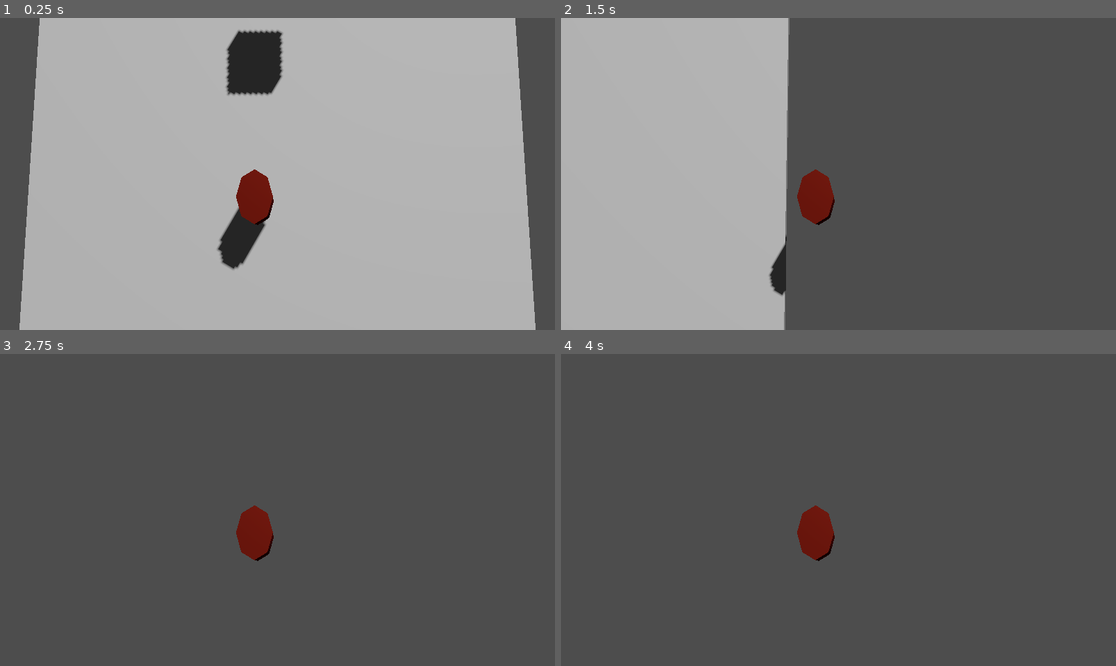
Above: before the commit, frames 1-4 (two rows, left to right).
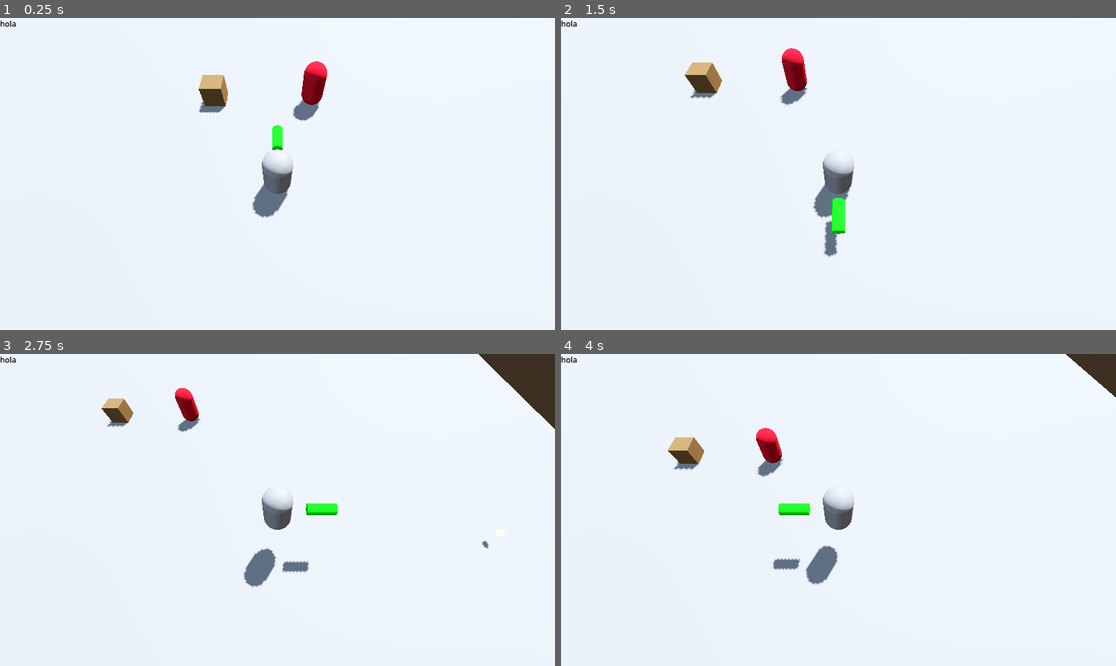
Above: after the commit, the same moments.

Repository: Ra-vanTech/ProjectBoozeArmy
Game: Godot game, scene res://Escena1_BoozeArmy.tscn
Same seed, same stepped clock (60 frames per second), same inputs: the game is played once before the commit and once after it.
Inputs (mouse positions are in pixels of both pictures, inside the frame that each line leads up to):
- Up to frame 1 (0.25 s): no input
- Up to frame 2 (1.5 s): move the mouse to (960, 158) at 0.52 s; hold D (move_right) 0.53-1.28 s; right-click (960, 158) at 0.6 s; tap Space (jump) at 0.77, 0.8, 1.07, 1.35 s; move the mouse to (727, 189) at 1.27 s; hold S (move_back) from 1.28 s (still down)
- Up to frame 3 (2.75 s): tap Space (jump) at 1.52, 1.82, 2.3 s; right-click (166, 525) at 1.55 s; move the mouse to (333, 441) at 2.02 s; release S (move_back) at 2.03 s; hold D (move_right) from 2.03 s (still down); right-click (333, 441) at 2.1 s
- Up to frame 4 (4 s): move the mouse to (810, 572) at 2.77 s; release D (move_right) at 2.78 s; hold W (move_forward) 2.78-3.53 s; right-click (810, 572) at 2.85 s; tap Space (jump) at 3.02, 3.32, 3.6, 3.77 s; move the mouse to (1005, 556) at 3.52 s; hold A (move_left) from 3.53 s (still down)

The runs differ from the first frame. In frame 1, 100% of the frame differs, in the area x 0-100%, y 0-100%; in frame 2, 100%; in frame 3, 100%; in frame 4, 100%.

Commit message:
avances realizados

Diff:
--- a/Escena1_BoozeArmy.tscn
+++ b/Escena1_BoozeArmy.tscn
@@ -1,6 +1,9 @@
-[gd_scene load_steps=13 format=3 uid="uid://dbrcyi1sal6eg"]
+[gd_scene format=3 uid="uid://dbrcyi1sal6eg"]
 
-[ext_resource type="Script" uid="uid://517ldc757rjx" path="res://player_move.gd" id="1_4w6e7"]
+[ext_resource type="PackedScene" uid="uid://duugomh718por" path="res://entities/player/scenes/player_test.tscn" id="1_m2amp"]
+[ext_resource type="PackedScene" uid="uid://db52cnumujfxf" path="res://ui/scenes/control.tscn" id="2_gecc1"]
+[ext_resource type="PackedScene" uid="uid://bojf7nmbcsf7o" path="res://entities/props/scenes/crate.tscn" id="3_7d05b"]
+[ext_resource type="PackedScene" uid="uid://b3d7yu5e0v6co" path="res://entities/enemies/scenes/static_enemy.tscn" id="4_f7pk7"]
 
 [sub_resource type="ProceduralSkyMaterial" id="ProceduralSkyMaterial_ged5l"]
 
@@ -13,72 +16,31 @@
 tonemap_mode = 2
 glow_enabled = true
 
-[sub_resource type="Environment" id="Environment_ged5l"]
+[node name="Node3D" type="Node3D" unique_id=1896586967]
 
-[sub_resource type="CameraAttributesPhysical" id="CameraAttributesPhysical_4w6e7"]
-
-[sub_resource type="Compositor" id="Compositor_d64gg"]
-
-[sub_resource type="CapsuleShape3D" id="CapsuleShape3D_4w6e7"]
-
-[sub_resource type="StandardMaterial3D" id="StandardMaterial3D_ged5l"]
-vertex_color_is_srgb = true
-albedo_color = Color(0.91683596, 0.28700826, 0.20062423, 1)
-metallic = 0.9
-roughness = 0.15
-clearcoat_enabled = true
-clearcoat = 0.6
-clearcoat_roughness = 0.05
-
-[sub_resource type="BoxShape3D" id="BoxShape3D_4w6e7"]
-
-[sub_resource type="BoxMesh" id="BoxMesh_d64gg"]
-
-[sub_resource type="StandardMaterial3D" id="StandardMaterial3D_4w6e7"]
-albedo_color = Color(0.12156863, 0.8117647, 0.7058824, 1)
-
-[node name="Node3D" type="Node3D"]
-
-[node name="WorldEnvironment" type="WorldEnvironment" parent="."]
+[node name="WorldEnvironment" type="WorldEnvironment" parent="." unique_id=438880227]
 environment = SubResource("Environment_d64gg")
 
-[node name="DirectionalLight3D" type="DirectionalLight3D" parent="."]
+[node name="DirectionalLight3D" type="DirectionalLight3D" parent="." unique_id=472637701]
 transform = Transform3D(-0.8660254, -0.43301278, 0.25, 0, 0.49999997, 0.86602545, -0.50000006, 0.75, -0.43301266, 0, 0, 0)
 shadow_enabled = true
 
-[node name="CSGBox3D" type="CSGBox3D" parent="."]
-transform = Transform3D(6.807304, 0, 0, 0, 0.14996138, 0, 0, 0, 9.765124, 0, 0, 0)
+[node name="Floor" type="CSGBox3D" parent="." unique_id=1217115380]
+transform = Transform3D(1, 0, 0, 0, 1, 0, 0, 0, 1, 0, -0.5, 0)
 use_collision = true
+size = Vector3(50, 1, 50)
 
-[node name="Player" type="CharacterBody3D" parent="."]
-script = ExtResource("1_4w6e7")
+[node name="Player_test" parent="." unique_id=54499108 instance=ExtResource("1_m2amp")]
 
-[node name="Camera3D" type="Camera3D" parent="Player"]
-transform = Transform3D(1, 0, 0, 0, 0.1190986, 0.99288243, 0, -0.99288243, 0.1190986, 2.9802322e-08, 6.600156, 1.5417854)
-environment = SubResource("Environment_ged5l")
-attributes = SubResource("CameraAttributesPhysical_4w6e7")
-compositor = SubResource("Compositor_d64gg")
+[node name="Camera3D" type="Camera3D" parent="Player_test" unique_id=2102212397]
+transform = Transform3D(1, 0, 0, 0, 0.49999997, 0.86602545, 0, -0.86602545, 0.49999997, 0, 7, 3.5)
 current = true
+size = 7.015
 
-[node name="CollisionShape3D" type="CollisionShape3D" parent="Player"]
-transform = Transform3D(0.5806313, 0, 0, 0, 0.5802754, 0, 0, 0, 0.6819796, -0.23834041, 1.2080845, 1.1900041)
-shape = SubResource("CapsuleShape3D_4w6e7")
+[node name="Control" parent="Player_test/Camera3D" unique_id=1149432936 instance=ExtResource("2_gecc1")]
 
-[node name="CSGCylinder3D" type="CSGCylinder3D" parent="Player"]
-transform = Transform3D(0.40051472, 0, 0, 0, 0.4657569, 0, 0, 0, 0.5963999, -0.24978602, 1.2130256, 1.1974058)
-material = SubResource("StandardMaterial3D_ged5l")
+[node name="Crate" parent="." unique_id=2094985712 instance=ExtResource("3_7d05b")]
+transform = Transform3D(1, 0, 0, 0, 1, 0, 0, 0, 1, -3.049745, 0.5, -4.8812857)
 
-[node name="Enemy" type="RigidBody3D" parent="."]
-transform = Transform3D(1, 0, 0, 0, 1, 0, 0, 0, 1, 0, 1.5496731, -1.3524497)
-disable_mode = 2
-mass = 3.0
-can_sleep = false
-
-[node name="CollisionShape3D" type="CollisionShape3D" parent="Enemy"]
-transform = Transform3D(0.62522465, 0, 0, 0, 0.57342607, 0, 0, 0, 0.66346425, 0, 0, 0)
-shape = SubResource("BoxShape3D_4w6e7")
-
-[node name="MeshInstance3D" type="MeshInstance3D" parent="Enemy"]
-transform = Transform3D(0.61374736, 0, 0, 0, 0.54986286, 0, 0, 0, 0.6451634, 0, 0, 0)
-mesh = SubResource("BoxMesh_d64gg")
-surface_material_override/0 = SubResource("StandardMaterial3D_4w6e7")
+[node name="StaticEnemy" parent="." unique_id=1940077389 instance=ExtResource("4_f7pk7")]
+transform = Transform3D(1, 0, 0, 0, 1, 0, 0, 0, 1, 1.654849, 1, -4.6812162)
--- /dev/null
+++ b/entities/enemies/scenes/static_enemy.tscn
@@ -0,0 +1,36 @@
+[gd_scene format=3 uid="uid://b3d7yu5e0v6co"]
+
+[ext_resource type="Script" uid="uid://cmqoxxab3wdpt" path="res://entities/enemies/scripts/static_enemy.gd" id="1_d2yl7"]
+[ext_resource type="PackedScene" uid="uid://wv7x0423rhgm" path="res://entities/shared_components/hit_box_component.tscn" id="1_gbcqu"]
+[ext_resource type="Script" uid="uid://iin3yxgmowr1" path="res://entities/shared_components/HealthComponent.gd" id="2_d2yl7"]
+
+[sub_resource type="CapsuleShape3D" id="CapsuleShape3D_hsw27"]
+
+[sub_resource type="CapsuleShape3D" id="CapsuleShape3D_5dnuu"]
+
+[sub_resource type="StandardMaterial3D" id="StandardMaterial3D_rfjyv"]
+albedo_color = Color(0.7770928, 0, 0.13049006, 1)
+
+[sub_resource type="CapsuleMesh" id="CapsuleMesh_7oa8i"]
+material = SubResource("StandardMaterial3D_rfjyv")
+
+[node name="StaticEnemy" type="CharacterBody3D" unique_id=1940077389]
+script = ExtResource("1_d2yl7")
+
+[node name="HitBoxComponent" parent="." unique_id=1150852987 node_paths=PackedStringArray("health_component") instance=ExtResource("1_gbcqu")]
+unique_name_in_owner = true
+health_component = NodePath("../HealthComponent")
+
+[node name="CollisionShape3D" type="CollisionShape3D" parent="HitBoxComponent" unique_id=633838625]
+shape = SubResource("CapsuleShape3D_hsw27")
+
+[node name="HealthComponent" type="Node" parent="." unique_id=360601107]
+unique_name_in_owner = true
+script = ExtResource("2_d2yl7")
+metadata/_custom_type_script = "uid://iin3yxgmowr1"
+
+[node name="CollisionShape3D" type="CollisionShape3D" parent="." unique_id=746149177]
+shape = SubResource("CapsuleShape3D_5dnuu")
+
+[node name="MeshInstance3D" type="MeshInstance3D" parent="." unique_id=1147086914]
+mesh = SubResource("CapsuleMesh_7oa8i")
--- /dev/null
+++ b/entities/enemies/scripts/static_enemy.gd
@@ -0,0 +1,6 @@
+extends CharacterBody3D
+
+@onready var hit_box_component: HitBoxComponent = %HitBoxComponent
+
+func damage(attack: Attack):
+	hit_box_component.damage(attack)
--- /dev/null
+++ b/entities/player/scenes/player_test.tscn
@@ -0,0 +1,60 @@
+[gd_scene format=3 uid="uid://duugomh718por"]
+
+[ext_resource type="Script" uid="uid://b2utb5hqprrnp" path="res://entities/player/scripts/player.gd" id="1_87kod"]
+[ext_resource type="Script" uid="uid://b33qhtcbiwyen" path="res://entities/shared_components/InputComponent.gd" id="1_fc5vt"]
+[ext_resource type="Script" uid="uid://cet3rr2bu208v" path="res://entities/shared_components/MovementComponent.gd" id="2_ucsmf"]
+[ext_resource type="Script" uid="uid://iin3yxgmowr1" path="res://entities/shared_components/HealthComponent.gd" id="4_20dgb"]
+[ext_resource type="PackedScene" uid="uid://wv7x0423rhgm" path="res://entities/shared_components/hit_box_component.tscn" id="4_lk68x"]
+
+[sub_resource type="CapsuleMesh" id="CapsuleMesh_ucsmf"]
+
+[sub_resource type="StandardMaterial3D" id="StandardMaterial3D_ucsmf"]
+albedo_color = Color(0, 1, 0, 1)
+
+[sub_resource type="CylinderMesh" id="CylinderMesh_ucsmf"]
+material = SubResource("StandardMaterial3D_ucsmf")
+top_radius = 0.2
+bottom_radius = 0.2
+height = 1.0
+
+[sub_resource type="CapsuleShape3D" id="CapsuleShape3D_ucsmf"]
+
+[node name="Player_test" type="CharacterBody3D" unique_id=54499108]
+script = ExtResource("1_87kod")
+
+[node name="MeshInstance3D" type="MeshInstance3D" parent="." unique_id=990134174]
+transform = Transform3D(1, 0, 0, 0, 1, 0, 0, 0, 1, 0, 1, 0)
+mesh = SubResource("CapsuleMesh_ucsmf")
+
+[node name="MeshInstance3D2" type="MeshInstance3D" parent="MeshInstance3D" unique_id=981590728]
+transform = Transform3D(1, 0, 0, 0, -4.371139e-08, 1, 0, -1, -4.371139e-08, 0, 0, -1.5)
+mesh = SubResource("CylinderMesh_ucsmf")
+skeleton = NodePath("../..")
+
+[node name="CollisionShape3D" type="CollisionShape3D" parent="." unique_id=1060425069]
+transform = Transform3D(1, 0, 0, 0, 1, 0, 0, 0, 1, 0, 1, 0)
+shape = SubResource("CapsuleShape3D_ucsmf")
+
+[node name="InputComponent" type="Node" parent="." unique_id=740762571]
+unique_name_in_owner = true
+script = ExtResource("1_fc5vt")
+metadata/_custom_type_script = "uid://b33qhtcbiwyen"
+
+[node name="MovementComponent" type="Node" parent="." unique_id=1164452677 node_paths=PackedStringArray("BODY", "MODEL")]
+unique_name_in_owner = true
+script = ExtResource("2_ucsmf")
+BODY = NodePath("..")
+MODEL = NodePath("../MeshInstance3D")
+metadata/_custom_type_script = "uid://cet3rr2bu208v"
+
+[node name="HealthComponent" type="Node" parent="." unique_id=583010885]
+unique_name_in_owner = true
+script = ExtResource("4_20dgb")
+metadata/_custom_type_script = "uid://iin3yxgmowr1"
+
+[node name="HitBoxComponent" parent="." unique_id=1150852987 node_paths=PackedStringArray("health_component") instance=ExtResource("4_lk68x")]
+health_component = NodePath("../HealthComponent")
+
+[node name="CollisionShape3D2" type="CollisionShape3D" parent="HitBoxComponent" unique_id=1898540528]
+transform = Transform3D(1, 0, 0, 0, 1, 0, 0, 0, 1, 0, 1, 0)
+shape = SubResource("CapsuleShape3D_ucsmf")
--- /dev/null
+++ b/entities/player/scripts/player.gd
@@ -0,0 +1,47 @@
+class_name Player
+extends CharacterBody3D
+
+# Precargar la escena del proyectil
+const PROJECTILE_SCENE: PackedScene = preload("res://entities/weapons/scenes/projectile.tscn")
+
+@onready var input_component: InputComponent = %InputComponent
+@onready var movement_component: MovementComponent = %MovementComponent
+@onready var hit_box_component: HitBoxComponent = $HitBoxComponent
+
+
+# Called every frame. 'delta' is the elapsed time since the previous frame.
+func _physics_process(delta: float) -> void:
+	input_component.update()
+	movement_component.direction = input_component.move_direction
+	movement_component.is_jumping = input_component.is_jumping
+	movement_component.tick(delta)
+
+	# all mish-mashed together just to see if it works, it sort of does, it doesnt work if not moving
+	# Sistema de disparo
+	if input_component.is_shooting:
+		shoot()
+
+	if input_component.has_quit:
+		get_tree().quit()
+
+
+func shoot() -> void:
+	# Crear instancia del proyectil
+	var projectile: RigidBody3D = PROJECTILE_SCENE.instantiate()
+	# Agregar el proyectil a la escena (como hijo del root)
+	get_tree().root.add_child(projectile)
+
+	# Posicionar el proyectil desde el cilindro del jugador
+	# Offset vertical para que salga del centro del cilindro
+	var spawn_height_offset: float = 1.2
+	projectile.global_position = global_position + Vector3(input_component.move_direction.x, spawn_height_offset, input_component.move_direction.y).normalized()
+
+	# Calcular dirección de disparo segun el ese del input, por ahora no sé apuntar con la cámara
+	var shoot_direction: Vector3 = Vector3(input_component.move_direction.x, 0, input_component.move_direction.y).normalized()
+
+	# Lanzar el proyectil
+	projectile.launch(shoot_direction)
+
+
+func damage(attack: Attack):
+	hit_box_component.damage(attack)
--- a/player_move.gd
+++ b/entities/player/scripts/player_move.gd
@@ -9,7 +9,7 @@
 var gravity: float = float(ProjectSettings.get_setting("physics/3d/default_gravity"))
 
 # Precargar la escena del proyectil
-const PROJECTILE_SCENE: PackedScene = preload("res://projectile.tscn")
+const PROJECTILE_SCENE: PackedScene = preload("res://scenes/weapons/projectile.tscn")
 
 @onready var camera: Camera3D = $Camera3D
 
--- /dev/null
+++ b/entities/props/scenes/crate.tscn
@@ -0,0 +1,35 @@
+[gd_scene format=3 uid="uid://bojf7nmbcsf7o"]
+
+[ext_resource type="Script" uid="uid://oubus8lf1pvk" path="res://entities/props/scripts/crate.gd" id="1_ou5ok"]
+[ext_resource type="PackedScene" uid="uid://wv7x0423rhgm" path="res://entities/shared_components/hit_box_component.tscn" id="1_yyq4m"]
+[ext_resource type="Script" uid="uid://iin3yxgmowr1" path="res://entities/shared_components/HealthComponent.gd" id="2_ou5ok"]
+
+[sub_resource type="BoxShape3D" id="BoxShape3D_yyq4m"]
+
+[sub_resource type="StandardMaterial3D" id="StandardMaterial3D_yyq4m"]
+albedo_color = Color(0.4916911, 0.36070696, 0.2097556, 1)
+
+[sub_resource type="BoxMesh" id="BoxMesh_yyq4m"]
+material = SubResource("StandardMaterial3D_yyq4m")
+
+[node name="Crate" type="RigidBody3D" unique_id=2094985712]
+script = ExtResource("1_ou5ok")
+
+[node name="HitBoxComponent" parent="." unique_id=1150852987 node_paths=PackedStringArray("health_component") instance=ExtResource("1_yyq4m")]
+unique_name_in_owner = true
+health_component = NodePath("../HealthComponent")
+
+[node name="CollisionShape3D2" type="CollisionShape3D" parent="HitBoxComponent" unique_id=227047944]
+shape = SubResource("BoxShape3D_yyq4m")
+
+[node name="HealthComponent" type="Node" parent="." unique_id=577798038]
+unique_name_in_owner = true
+script = ExtResource("2_ou5ok")
+MAX_HEALTH = 25.0
+metadata/_custom_type_script = "uid://iin3yxgmowr1"
+
+[node name="MeshInstance3D" type="MeshInstance3D" parent="." unique_id=66044631]
+mesh = SubResource("BoxMesh_yyq4m")
+
+[node name="CollisionShape3D" type="CollisionShape3D" parent="." unique_id=183048784]
+shape = SubResource("BoxShape3D_yyq4m")
--- /dev/null
+++ b/entities/props/scripts/crate.gd
@@ -0,0 +1,6 @@
+extends RigidBody3D
+
+@onready var hit_box_component: HitBoxComponent = %HitBoxComponent
+
+func damage(attack: Attack):
+	hit_box_component.damage(attack)
--- /dev/null
+++ b/entities/shared_classes/Attack.gd
@@ -0,0 +1,7 @@
+class_name Attack
+
+
+var damage: float = 10.0
+var knockback_force: float = 20.0
+var stun_time: float = 0.0
+var attack_direction: Vector2 = Vector2.ZERO
--- /dev/null
+++ b/entities/shared_components/HealthComponent.gd
@@ -0,0 +1,15 @@
+class_name HealthComponent extends Node
+
+
+@export var MAX_HEALTH: float = 100.0
+var health:float
+
+func _ready() -> void:
+	health = MAX_HEALTH
+
+func damage(attack: Attack):
+	health -= attack.damage
+	print(health)
+
+	if health <= 0:
+		get_parent().queue_free()
--- /dev/null
+++ b/entities/shared_components/HitBoxComponent.gd
@@ -0,0 +1,8 @@
+class_name HitBoxComponent extends Node
+
+
+@export var health_component: HealthComponent
+
+func damage(attack: Attack):
+	if health_component:
+		health_component.damage(attack)
--- /dev/null
+++ b/entities/shared_components/InputComponent.gd
@@ -0,0 +1,16 @@
+class_name InputComponent
+extends Node
+
+var move_direction: Vector2 = Vector2.ZERO
+var is_jumping: bool = false
+var is_shooting: bool = false
+var has_quit: bool = false
+
+
+# Lee las entradas del usuario, se actualiza desde el jugador y no acá, por eso no es _proccess
+# Se separa este del componente de movimiento para poder utilizar el de movimiento cuando se quiera implementar con enemigos
+func update() -> void:
+	move_direction = Input.get_vector("move_left", "move_right", "move_forward", "move_back")
+	is_jumping = Input.is_action_just_pressed("jump")
+	is_shooting = Input.is_action_just_pressed("shoot")
+	has_quit = Input.is_action_just_pressed("quit")
--- /dev/null
+++ b/entities/shared_components/MovementComponent.gd
@@ -0,0 +1,31 @@
+class_name MovementComponent extends Node
+
+
+@export var BODY: CharacterBody3D
+@export var MODEL: Node3D
+@export var MOVEMENT_SPEED: float = 300.0
+@export var JUMP_VELOCITY: float = 10.0
+@export var GRAVITY_MULTIPLIEAR: float = 3.0
+
+var direction: Vector2 = Vector2.ZERO
+var is_jumping: bool = false
+
+func tick(delta: float) -> void:
+	if not BODY:
+		return
+
+	BODY.velocity.x = direction.x * MOVEMENT_SPEED * delta
+	BODY.velocity.z = direction.y * MOVEMENT_SPEED * delta
+
+	if not BODY.is_on_floor():
+		BODY.velocity += BODY.get_gravity() * delta * GRAVITY_MULTIPLIEAR
+
+	if is_jumping and BODY.is_on_floor():
+		BODY.velocity.y = JUMP_VELOCITY
+	is_jumping = false
+
+	BODY.move_and_slide()
+
+	if MODEL and direction.length_squared() > 0.001:
+		var look_direction: Vector3 = Vector3(direction.x, 0, direction.y).normalized()
+		MODEL.look_at(MODEL.global_position + look_direction, Vector3.UP)
--- /dev/null
+++ b/entities/shared_components/hit_box_component.tscn
@@ -0,0 +1,6 @@
+[gd_scene format=3 uid="uid://wv7x0423rhgm"]
+
+[ext_resource type="Script" uid="uid://ccuyrq1cbmgww" path="res://entities/shared_components/HitBoxComponent.gd" id="1_d8s4p"]
+
+[node name="HitBoxComponent" type="Area3D" unique_id=1150852987]
+script = ExtResource("1_d8s4p")
--- a/projectile.tscn
+++ b/entities/weapons/scenes/projectile.tscn
@@ -1,6 +1,6 @@
-[gd_scene load_steps=4 format=3 uid="uid://b7h3y5x8qv2oc"]
+[gd_scene format=3 uid="uid://b7h3y5x8qv2oc"]
 
-[ext_resource type="Script" path="res://projectile.gd" id="1_m3h5k"]
+[ext_resource type="Script" uid="uid://d4j81g076x2g4" path="res://entities/weapons/scripts/projectile.gd" id="1_m3h5k"]
 
 [sub_resource type="SphereShape3D" id="SphereShape3D_1"]
 radius = 0.15
@@ -17,17 +17,17 @@
 emission = Color(1, 0.9, 0.4, 1)
 emission_energy_multiplier = 2.0
 
-[node name="Projectile" type="RigidBody3D"]
+[node name="Projectile" type="RigidBody3D" unique_id=1544357303]
 mass = 0.1
 gravity_scale = 0.5
 contact_monitor = true
 max_contacts_reported = 4
 script = ExtResource("1_m3h5k")
 
-[node name="CollisionShape3D" type="CollisionShape3D" parent="."]
+[node name="CollisionShape3D" type="CollisionShape3D" parent="." unique_id=1407814107]
 shape = SubResource("SphereShape3D_1")
 
-[node name="MeshInstance3D" type="MeshInstance3D" parent="."]
+[node name="MeshInstance3D" type="MeshInstance3D" parent="." unique_id=571645699]
 mesh = SubResource("SphereMesh_2")
 surface_material_override/0 = SubResource("StandardMaterial3D_1")
 
--- a/projectile.gd
+++ b/entities/weapons/scripts/projectile.gd
@@ -1,5 +1,6 @@
 extends RigidBody3D
 
+@export var damage: float = 20.0
 @export var speed: float = 20.0
 @export var push_force: float = 10.0
 @export var lifetime: float = 5.0
@@ -22,6 +23,11 @@
 	if body is RigidBody3D:
 		var push_dir: Vector3 = linear_velocity.normalized()
 		body.apply_central_impulse(push_dir * push_force)
+	if body.has_method("damage"):
+		var attack = Attack.new()
+		attack.damage = damage
+		attack.knockback_force = push_force
+		body.damage(attack)
 
 	# Destruir el proyectil al impactar
 	queue_free()
--- a/project.godot
+++ b/project.godot
@@ -8,11 +8,15 @@
 
 config_version=5
 
+[animation]
+
+compatibility/default_parent_skeleton_in_mesh_instance_3d=true
+
 [application]
 
 config/name="GameJamProject"
 run/main_scene="uid://dbrcyi1sal6eg"
-config/features=PackedStringArray("4.5", "Mobile")
+config/features=PackedStringArray("4.6", "Mobile")
 boot_splash/image="uid://ceojmnsdgxhdl"
 config/icon="res://icon.svg"
 
--- /dev/null
+++ b/ui/scenes/control.tscn
@@ -0,0 +1,19 @@
+[gd_scene format=3 uid="uid://db52cnumujfxf"]
+
+[sub_resource type="LabelSettings" id="LabelSettings_uchyk"]
+font_color = Color(0.00069389754, 0.00069389766, 0.0006938976, 1)
+
+[node name="Control" type="Control" unique_id=1149432936]
+layout_mode = 3
+anchors_preset = 15
+anchor_right = 1.0
+anchor_bottom = 1.0
+grow_horizontal = 2
+grow_vertical = 2
+
+[node name="Label" type="Label" parent="." unique_id=201551381]
+layout_mode = 0
+offset_right = 40.0
+offset_bottom = 23.0
+text = "hola"
+label_settings = SubResource("LabelSettings_uchyk")
Not shown, added: entities/enemies/scripts/static_enemy.gd.uid
Not shown, added: entities/player/scripts/player.gd.uid
Renamed: player_move.gd.uid -> entities/player/scripts/player_move.gd.uid
Not shown, added: entities/props/scripts/crate.gd.uid
Not shown, added: entities/shared_classes/Attack.gd.uid
Not shown, added: entities/shared_components/HealthComponent.gd.uid
Not shown, added: entities/shared_components/HitBoxComponent.gd.uid
Not shown, added: entities/shared_components/InputComponent.gd.uid
Not shown, added: entities/shared_components/MovementComponent.gd.uid
Renamed: projectile.gd.uid -> entities/weapons/scripts/projectile.gd.uid
